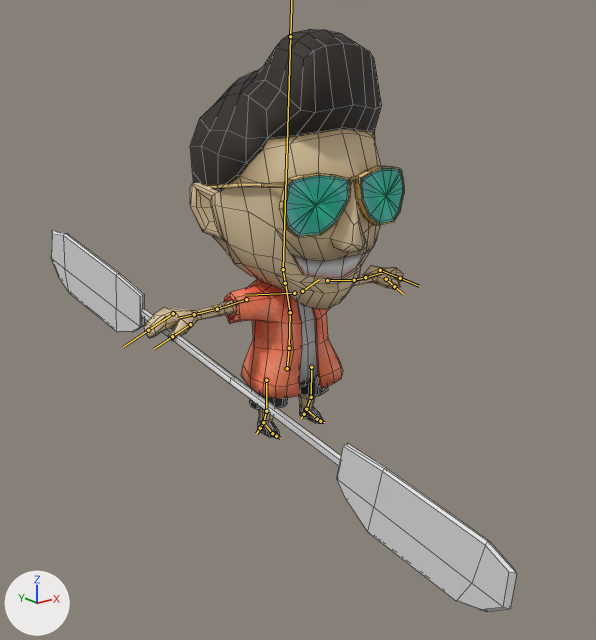
The FBX model Assets/player/MainChar/MainCharacter.fbx, before and after one commit.
Both versions are drawn from a 50 mm lens placed at (-14.43, -18.42, 10.7), pointed at (-1.28, -1.97, 4.13). Arrows for +X, +Y and +Z are at lower left; the lights stay in place. The bones that bend it are drawn over the model as lines. Mesh edges are drawn as thin lines.

Objects in the first picture: 'Cube.001', 'Mela'.
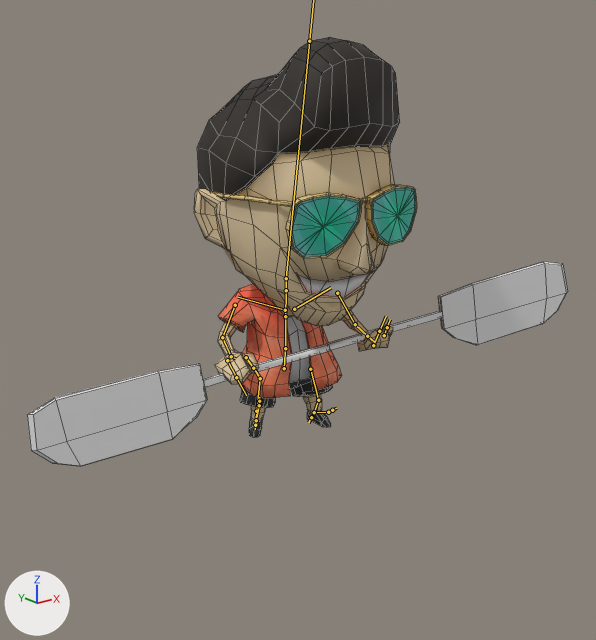
The newer file adds an action. The first version stands in its rest pose; the second is drawn at frame 1 of the action 'metarig|Untitled'.

The edits, one by one:
Bone 'hips' (bone_hips) moves from (0.0, 0.0, 0.0) to (0.0, -0.02, -0.05).
Bone 'hips' (bone_hips) turns from (0, 0, 0) to (0, -10, 2) degrees about its own x, y and z.
Bone 'spine' (bone_spine) turns from (0, 0, 0) to (11, 1, 7) degrees about its own x, y and z.
Bone 'chest' (bone_chest) turns from (0, 0, 0) to (17, -17, -5) degrees about its own x, y and z.
Bone 'head' (bone_head) turns from (0, 0, 0) to (-26, 20, -17) degrees about its own x, y and z.
Bone 'upper_arm.L' (bone_upper_arm_l) turns from (0, 0, 0) to (29, -2, -51) degrees about its own x, y and z.
Bone 'forearm.L' (bone_forearm_l) turns from (0, 0, 0) to (28, 0, 8) degrees about its own x, y and z.
Bone 'hand.L' (bone_hand_l) turns from (0, 0, 0) to (7, -136, 53) degrees about its own x, y and z.
Bone 'palm.02.L' (bone_palm_02_l) turns from (0, 0, 0) to (12, 0, 0) degrees about its own x, y and z.
Bone 'shoulder.R' (bone_shoulder_r) turns from (0, 0, 0) to (-1, 0, 0) degrees about its own x, y and z.
Bone 'upper_arm.R' (bone_upper_arm_r) turns from (0, 0, 0) to (46, 10, 54) degrees about its own x, y and z.
Bone 'forearm.R' (bone_forearm_r) turns from (0, 0, 0) to (43, -6, 36) degrees about its own x, y and z.
Bone 'hand.R' (bone_hand_r) turns from (0, 0, 0) to (-9, -61, -28) degrees about its own x, y and z.
Bone 'thigh.L' (bone_thigh_l) turns from (0, 0, 0) to (-22, -30, 7) degrees about its own x, y and z.
Bone 'shin.L' (bone_shin_l) turns from (0, 0, 0) to (17, 2, -6) degrees about its own x, y and z.
Bone 'thigh.R' (bone_thigh_r) turns from (0, 0, 0) to (-6, 28, 7) degrees about its own x, y and z.
Bone 'shin.R' (bone_shin_r) turns from (0, 0, 0) to (16, 0, 1) degrees about its own x, y and z.
Bone 'heel.R' (bone_heel_r) moves from (0.0, 0.0, 0.0) to (0.03, 0.06, -0.09).
Bone 'heel.R' (bone_heel_r) turns from (0, 0, 0) to (5, 32, 24) degrees about its own x, y and z.
Bone 'heel.L' (bone_heel_l) moves from (0.0, 0.0, 0.0) to (-0.01, -0.08, 0.11).

Where the change shows, as pixel boxes (x1, y1, x2, y2) in the pictures (596 x 640 px):
'Cube.001', posed (14% narrower)
    before: (144, 29, 404, 438)
    after: (194, 37, 417, 438)
'Mela', posed (16% wider, 46% shorter)
    before: (51, 230, 517, 611)
    after: (27, 262, 568, 466)
bone 'hips', root to tip
    before: (287, 368) to (289, 344)
    after: (284, 368) to (285, 344)
bone 'spine', root to tip
    before: (289, 348) to (290, 312)
    after: (285, 348) to (285, 316)
bone 'chest', root to tip
    before: (290, 312) to (285, 284)
    after: (285, 316) to (286, 292)
bone 'head', root to tip
    before: (283, 269) to (290, 36)
    after: (286, 278) to (309, 41)
bone 'upper_arm.L', root to tip
    before: (327, 280) to (354, 280)
    after: (337, 293) to (355, 324)
bone 'forearm.L', root to tip
    before: (354, 280) to (365, 277)
    after: (355, 324) to (367, 336)
bone 'hand.L', root to tip
    before: (365, 277) to (381, 273)
    after: (367, 336) to (374, 342)
bone 'palm.02.L', root to tip
    before: (380, 270) to (400, 278)
    after: (373, 345) to (379, 331)
bone 'shoulder.R', root to tip
    before: (294, 293) to (245, 295)
    after: (285, 310) to (238, 297)
bone 'upper_arm.R', root to tip
    before: (246, 299) to (217, 309)
    after: (235, 305) to (222, 337)
bone 'forearm.R', root to tip
    before: (217, 309) to (194, 314)
    after: (222, 337) to (231, 356)
bone 'hand.R', root to tip
    before: (194, 314) to (178, 318)
    after: (231, 356) to (235, 358)
bone 'thigh.L', root to tip
    before: (311, 367) to (311, 397)
    after: (310, 369) to (318, 400)
bone 'shin.L', root to tip
    before: (311, 397) to (306, 409)
    after: (318, 400) to (314, 412)
bone 'thigh.R', root to tip
    before: (266, 380) to (266, 411)
    after: (260, 378) to (256, 411)
bone 'shin.R', root to tip
    before: (266, 411) to (263, 422)
    after: (256, 411) to (256, 420)
bone 'heel.R', root to tip
    before: (263, 422) to (260, 428)
    after: (256, 420) to (255, 425)
bone 'heel.L', root to tip
    before: (306, 409) to (304, 414)
    after: (314, 412) to (311, 417)
